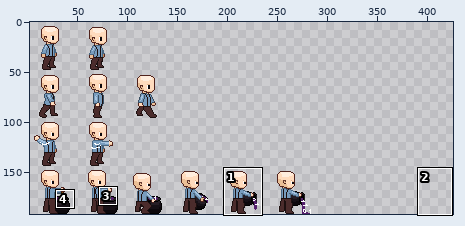
A sprite sheet gets an edit: src/main/resources/images/prof_santy.png. The picture above shows the old version from afar; the outline marks the close-up.
Close-up. Before:
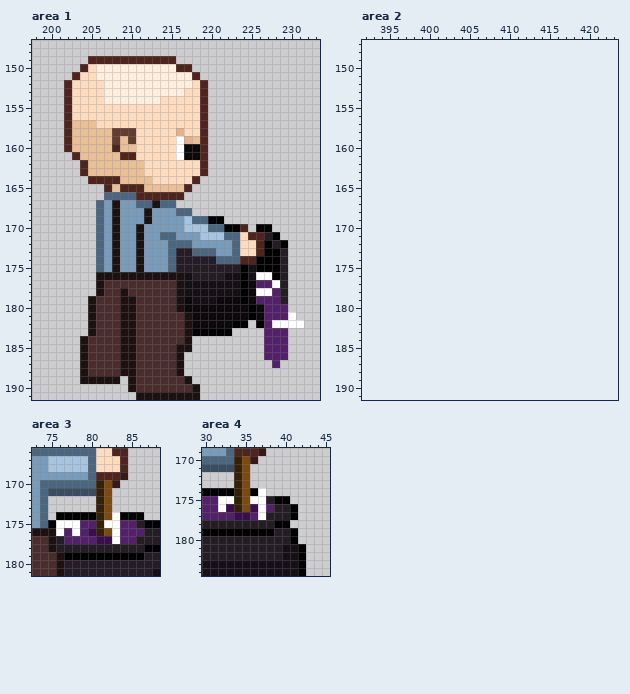
The file is 290x192 pixels. Colours within 5 levels of each other are drawn and written as one. Shown: area 1: x 198..233, y 147..191; area 2: x 392..423, y 147..191; area 3: x 73..88, y 166..181; area 4: x 30..45, y 169..184. The old version is drawn lined up with the new one, on the new canvas. The wide view leaves out empty margins. The commit also changed other parts of the picture, which this record leaves out.
Now the later version:
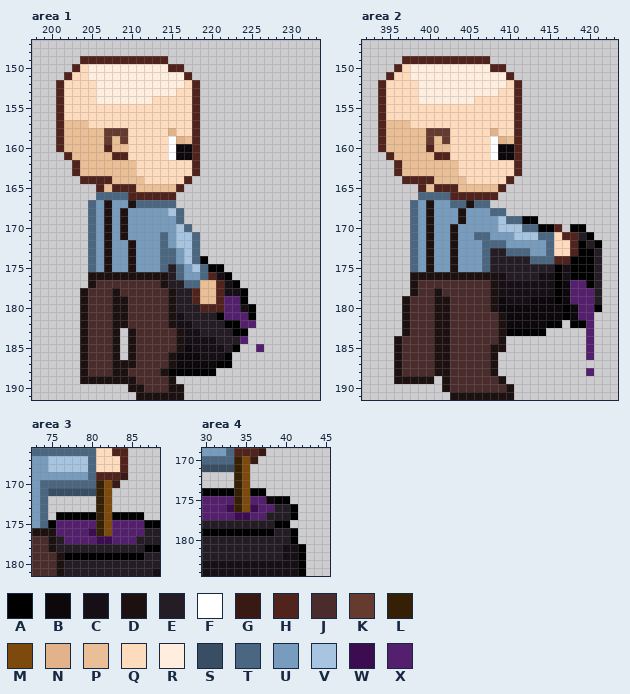
Palette (. is transparent): A #000000  B #0c080c  C #161016  D #1d1010  E #251d25  F #ffffff  G #381914  H #50231d  J #4b2c2c  K #653a2f  L #352006  M #7c4a0d  N #e2b38b  P #ebbf96  Q #ffdbbd  R #ffeddd  S #394e62  T #4a6680  U #789cbd  V #a7c4e0  W #3b0c50  X #541f6c
From old to new:
canvas 290x192 -> 432x192, the old top-left corner now at 7,4 (the part of the old canvas that was cut away was empty and is not shown)
--- area 1
@@ x 198..233 @@
 148 ....................................
-149 .......HHHHHHHHHHH..................
-150 ......HQRRRRRRRRRRHH................
-151 .....HQQRRRRRRRRRRRRH...............
-152 ....HQQQQRRRRRRRRRRRQH..............
-153 ....HQQQQRRRRRRRRRRQQH..............
-154 ....HQQQQRRRRRRRQQQQQH..............
-155 ....HQQQQQQQQQQQQQQQQH..............
-156 ....HQQQQQQQQQQQQQQQQH..............
-157 ....HPPPQQQQQQQQQQQQQH..............
-158 ....HPPPPPKKKQQQQQNQQH..............
-159 ....HPPPPPKPKQQQQQFNPH..............
-160 ....HPPPPPHPPQQQQQFBBH..............
-161 .....HPPPPPHHQQQQQFBBH..............
-162 ......HPPPPPPPQQQQQQQH..............
-163 ......HPPPPPPPQQQQQQQH..............
-164 .......HHHHPPPPQQQQQH...............
-165 .........HPHHHPPPPPH................
-166 .........TTTTHHHHHH.................
-167 ........TUDUUTTDTT..................
-168 ........TUDUUUDUUUTT................
-169 ........TUDUUUDUUUUVTTAA............
-170 ........TUDUUDUUUUUVVVTTAAH.AA......
-171 ........TUDUUDUUTTUUUVVVTTQHHEA.....
-172 ........TUDUUDUUUTTTUUUUUTQQHAEA....
-173 ........TUDUUDUUUTEETTTUUTQQHAAE....
-174 ........TUDUUDUUUTEEEEETTTHHAAAE....
-175 ........TUDUUDUUUTEEEEEEEEACAAAE....
-176 ........DDDDDDDDDDDCEEEECCACFFAE....
-177 ........DJJJJJJJJJDCCCCCCCABXXFE....
-178 ........DJJDJJJJJJDCCCCCCCABFFXE....
-179 .......DJJJDDJJJJJDBCCCBBBABXXXE....
-180 .......DJJJDDJJJJJDBBBBBBBBABXXX....
-181 .......DJJJDDJJJJJJDBBBBBBBABXXXF...
-182 .......DJJJDDJJJJJJDBBBBBAA.AXFFFF..
-183 .......DJJJDDJJJJJJDAAAAA....XXX....
-184 ......DJJJJDDJJJJJJD.........XXX....
-185 ......DJJJJDDJJJJJDD.........XXX....
-186 ......DJJJJDDJJJJJD..........XXX....
-187 ......DJJJJDDJJJJJD...........X.....
-188 ......DJJJJDDJJJJJD.................
-189 ......DDDDD.DJJJJJJD................
-190 ............DJJJJJJJD...............
-191 .............DDDDDDDD...............
+149 ......HHHHHHHHHHH...................
+150 .....HQRRRRRRRRRRHH.................
+151 ....HQQRRRRRRRRRRRRH................
+152 ...HQQQQRRRRRRRRRRRQH...............
+153 ...HQQQQRRRRRRRRRRQQH...............
+154 ...HQQQQRRRRRRRQQQQQH...............
+155 ...HQQQQQQQQQQQQQQQQH...............
+156 ...HQQQQQQQQQQQQQQQQH...............
+157 ...HPPPQQQQQQQQQQQQQH...............
+158 ...HPPPPPKKKQQQQQNQQH...............
+159 ...HPPPPPKPKQQQQQFNPH...............
+160 ...HPPPPPHPPQQQQQFBBH...............
+161 ....HPPPPPHHQQQQQFBBH...............
+162 .....HPPPPPPPQQQQQQQH...............
+163 .....HPPPPPPPQQQQQQQH...............
+164 ......HHHHPPPPQQQQQH................
+165 ........HPHHHPPPPPH.................
+166 ........TTTTHHHHHH..................
+167 .......TUDUUDTTTTT..................
+168 .......TUDUDUUUUUVT.................
+169 .......TUDUDUUUUUUT.................
+170 .......TUDUDUUUUUUVT................
+171 .......TUDUDUUUUTUVVT...............
+172 .......TUDUUDUUUTUVVT...............
+173 .......TUDUUDUUUTTUVT...............
+174 .......TUDUUDUUUTTUVTA..............
+175 .......TUDUUDUUUTETUVTAA............
+176 .......DDDDDDDDDDETUUTHCA...........
+177 .......DJJJJJJJJDEETTPPHCA..........
+178 ......DJJJDJJJJJJDEEHPPHCCA.........
+179 ......DJJJDDJJJJJDEEHPPHXXA.........
+180 ......DJJJDDJJJJJDEEEHHHXXCA........
+181 ......DJJJDDJJJJJDCEEEEAXXXA........
+182 ......DJJJDDJJJJJDCCEEEEAAXX........
+183 ......DJJJD.DJJJJJDCCEEEEAA.........
+184 ......DJJJD.DJJJJJDCCCCEEEX.........
+185 ......DJJJD.DJJJJJDBCCCCEA..X.......
+186 ......DJJJD.DJJJJDBBBCCCA...........
+187 ......DJJJDDDJJJJDBBBBBAA...........
+188 ......DJJJDDJJJJDAAAAAA.............
+189 ......DDDDDDDJJJJD..................
+190 ............DDJJJDD.................
+191 .............DDDDDD.................
--- area 2
@@ x 392..423 @@
 148 ................................
-149 ................................
-150 ................................
-151 ................................
-152 ................................
-153 ................................
-154 ................................
-155 ................................
-156 ................................
-157 ................................
-158 ................................
-159 ................................
-160 ................................
-161 ................................
-162 ................................
-163 ................................
-164 ................................
-165 ................................
-166 ................................
-167 ................................
-168 ................................
-169 ................................
-170 ................................
-171 ................................
-172 ................................
-173 ................................
-174 ................................
-175 ................................
-176 ................................
-177 ................................
-178 ................................
-179 ................................
-180 ................................
-181 ................................
-182 ................................
-183 ................................
-184 ................................
-185 ................................
-186 ................................
-187 ................................
-188 ................................
-189 ................................
-190 ................................
-191 ................................
+149 .....HHHHHHHHHHH................
+150 ....HQRRRRRRRRRRHH..............
+151 ...HQQRRRRRRRRRRRRH.............
+152 ..HQQQQRRRRRRRRRRRQH............
+153 ..HQQQQRRRRRRRRRRQQH............
+154 ..HQQQQRRRRRRRQQQQQH............
+155 ..HQQQQQQQQQQQQQQQQH............
+156 ..HQQQQQQQQQQQQQQQQH............
+157 ..HPPPQQQQQQQQQQQQQH............
+158 ..HPPPPPKKKQQQQQNQQH............
+159 ..HPPPPPKPKQQQQQFNPH............
+160 ..HPPPPPHPPQQQQQFBBH............
+161 ...HPPPPPHHQQQQQFBBH............
+162 ....HPPPPPPPQQQQQQQH............
+163 ....HPPPPPPPQQQQQQQH............
+164 .....HHHHPPPPQQQQQH.............
+165 .......HPHHHPPPPPH..............
+166 .......TTTTHHHHHH...............
+167 ......TUDUUTTDTT................
+168 ......TUDUUUDUUUTT..............
+169 ......TUDUUUDUUUUVTTAA..........
+170 ......TUDUUDUUUUUVVVTTAAH.AA....
+171 ......TUDUUDUUTTUUUVVVTTQHHEA...
+172 ......TUDUUDUUUTTTUUUUUTQQHAEA..
+173 ......TUDUUDUUUTEETTTUUTQQHAAE..
+174 ......TUDUUDUUUTEEEEETTTHHAAAE..
+175 ......TUDUUDUUUTEEEEEEEEACAAAE..
+176 ......DDDDDDDDDDDCEEEECCACAAAE..
+177 ......DJJJJJJJJJDCCCCCCCABXXAE..
+178 ......DJJDJJJJJJDCCCCCCCABXXXE..
+179 .....DJJJDDJJJJJDBCCCBBBABXXXE..
+180 .....DJJJDDJJJJJDBBBBBBBBABXXA..
+181 .....DJJJDDJJJJJJDBBBBBBBABXX...
+182 .....DJJJDDJJJJJJDBBBBBAA.AAX...
+183 .....DJJJDDJJJJJJDAAAAA.....X...
+184 ....DJJJJDDJJJJJJD..........X...
+185 ....DJJJJDDJJJJJDD..........X...
+186 ....DJJJJDDJJJJJD...........X...
+187 ....DJJJJDDJJJJJD...............
+188 ....DJJJJDDJJJJJD...........X...
+189 ....DDDDD.DJJJJJJD..............
+190 ..........DJJJJJJJD.............
+191 ...........DDDDDDDD.............
--- area 3
@@ x 73..88 @@
 173 UT......LM......
-174 UT.AAAAALMFAAA..
-175 UTAFFFXXLFFXXEAA
-176 DDDFXFXWLMFXXXEE
-177 JJDEXXXXWWFXXEEE
+174 UT.AAAAALMAAAA..
+175 UTAXXXXXLMXXXXAA
+176 DDDXXXXWLMXXXXEE
+177 JJDEXXXXWWXXXEEE
 178 JJDEEEEEEEEEEEAA
--- area 4
@@ x 30..40 @@
 173 ....LM.....
-174 AAAALMAF...
-175 XXFFLMFFEAA
-176 XXFWLMWFXEE
-177 XXXXWWXFEEE
+174 AAAALMAA...
+175 XXXXLMXXBAA
+176 XXXWLMWXXEE
+177 XXXXWWXXEEE
 178 EEEEEEEEEAA
